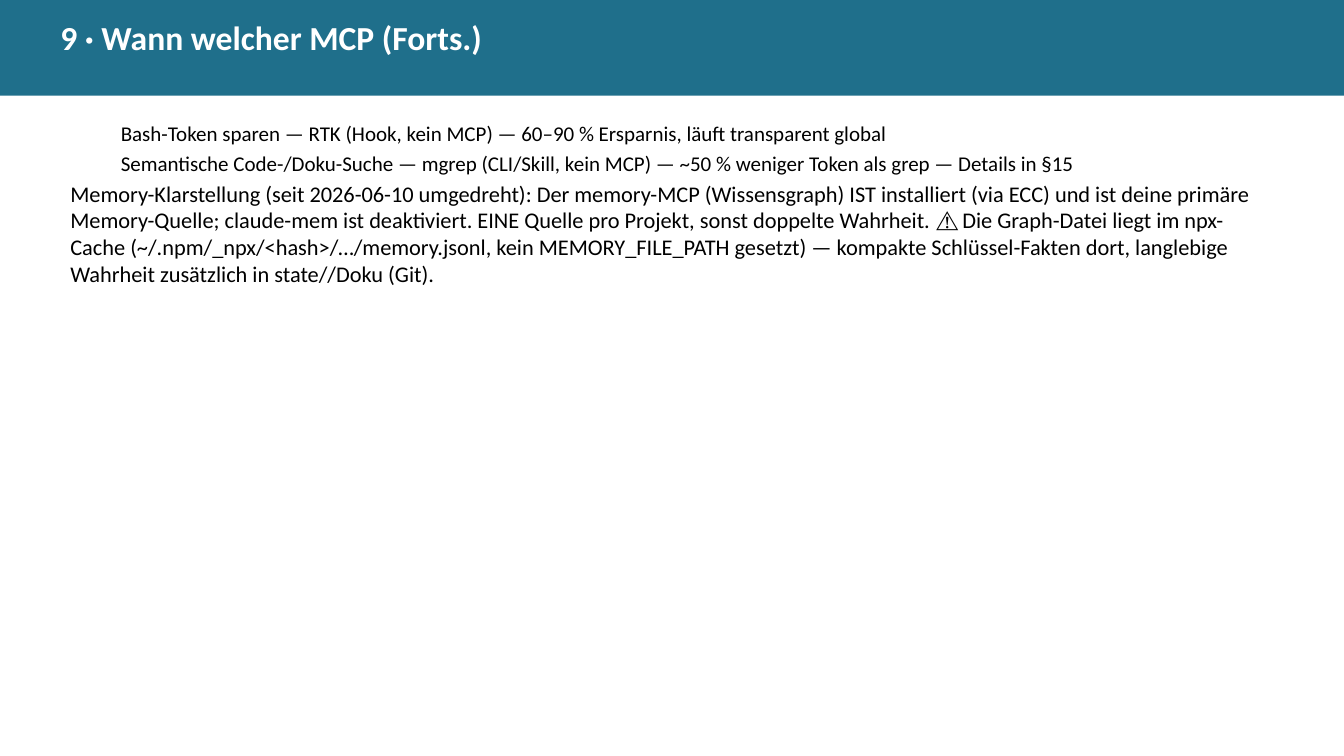
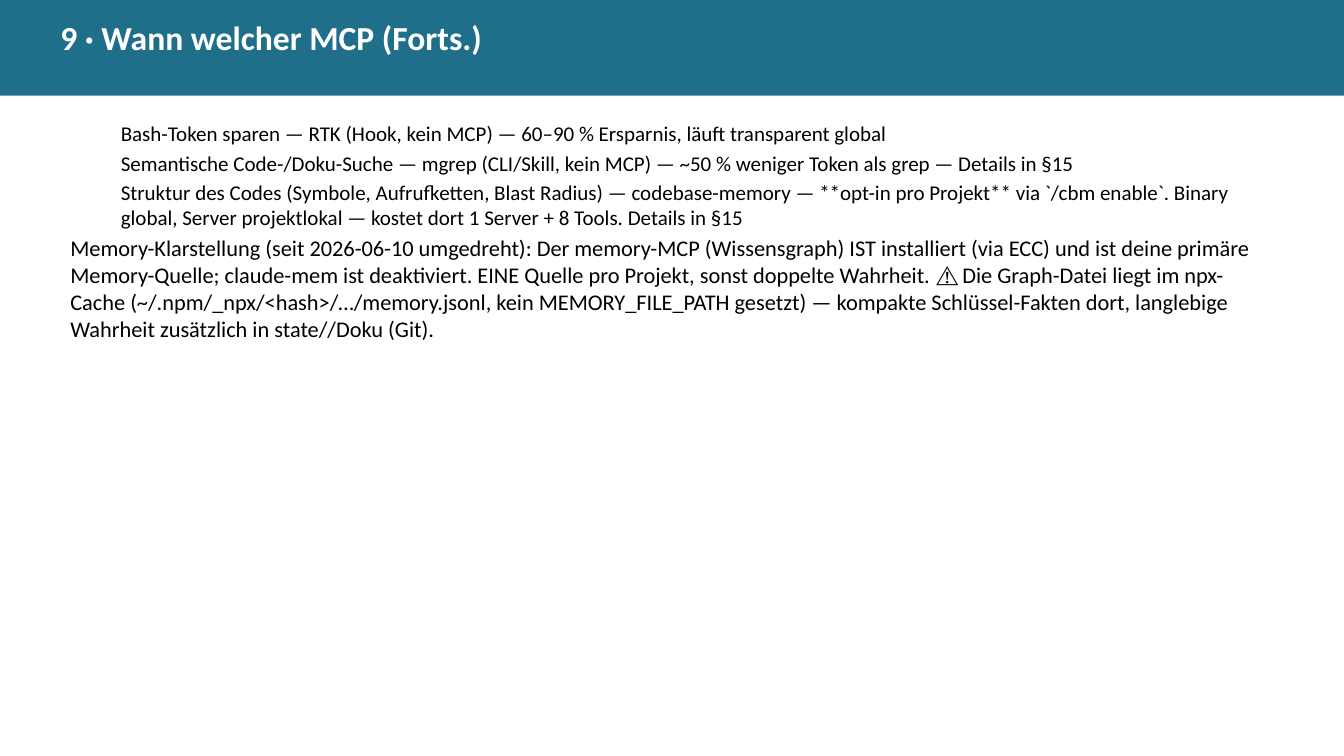
Before and after one commit to Paulee8155/Claude-Code-BestPractice, a slide deck: slide 16 of docs/ECC-Harness-Guide.de.pptx. Drawn at 1344x756 pixels with LibreOffice and Linux fonts; fonts in the diff are those of the drawing. Boxes give left, top, right and bottom in pixels: in the first picture for what was removed or moved away, otherwise in the second. Text is boxed around its words. In the diff, an @@ line names an element or a change of style, - is before the commit and + after.

```diff
--- a/docs/ECC-Harness-Guide.de.pptx
+++ b/docs/ECC-Harness-Guide.de.pptx
@@ text at (121, 185, 1228, 229): paragraph added @@
+  Struktur des Codes (Symbole, Aufrufketten, Blast Radius) — codebase-memory — **opt-in pro Projekt** via `/cbm enable`. Binary global, Server projektlokal — kostet dort 1 Server + 8 Tools. Details in §15
```
Also in this commit, not shown: 8 other slides changed, 2 slides added, 10 other files.
